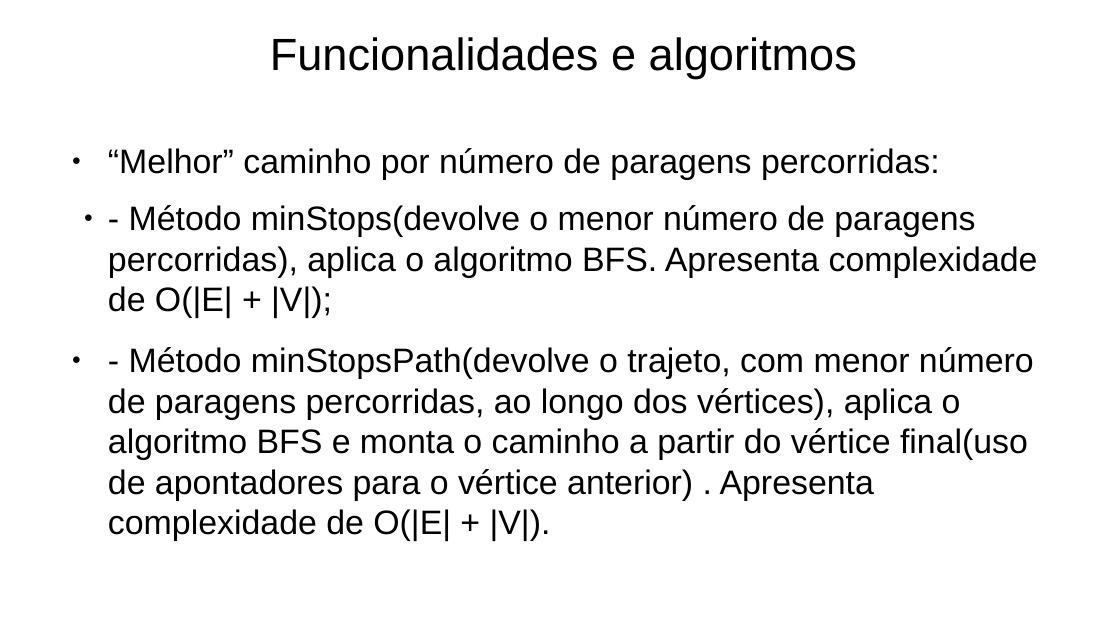
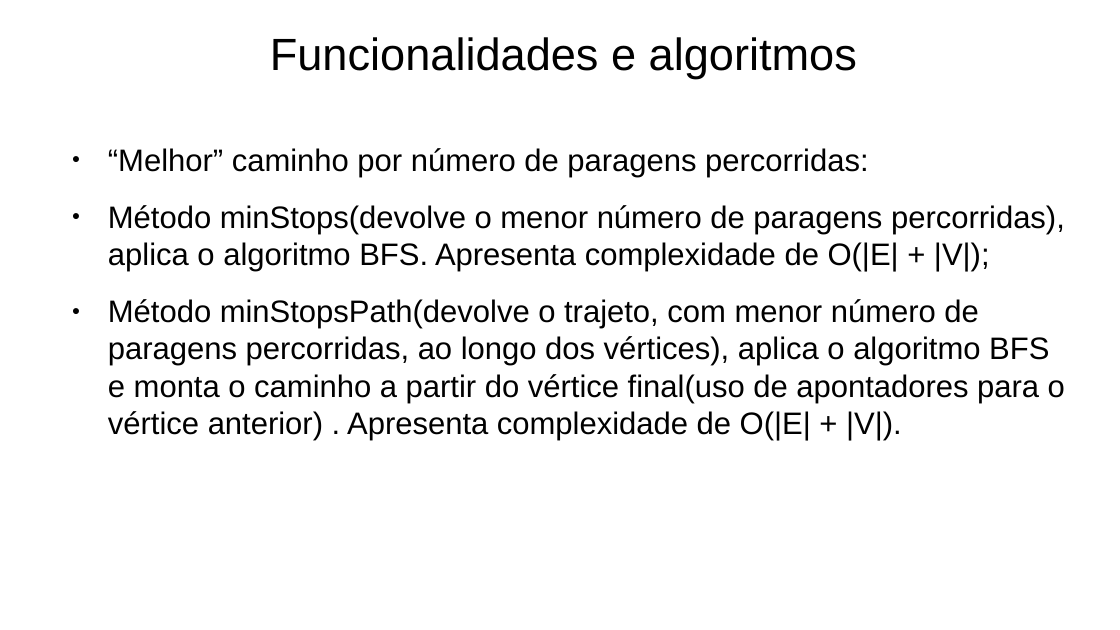
Before and after one commit to Naapperas/feup-aed-proj2, a slide deck: slide 8 of Apresentação.pptx. Drawn at 1120x630 pixels with LibreOffice and Linux fonts; fonts in the diff are those of the drawing. Boxes give left, top, right and bottom in pixels: in the first picture for what was removed or moved away, otherwise in the second. Text is boxed around its words. In the diff, an @@ line names an element or a change of style, - is before the commit and + after.

```diff
--- a/Apresentação.pptx
+++ b/Apresentação.pptx
@@ text at (x1=108, y1=148, x2=868, y2=177): size 24 to 22 pt in "“Melhor” caminho por número de paragens percorridas:" @@
@@ text at (x1=108, y1=205, x2=1065, y2=440): text changed; size 24 to 22 pt @@
-  ● - Método minStops(devolve o menor número de paragens percorridas), aplica o algoritmo BFS. Apresenta complexidade de O(|E| + |V|);
-● - Método minStopsPath(devolve o trajeto, com menor número de paragens percorridas, ao longo dos vértices), aplica o algoritmo BFS e monta o caminho a partir do vértice final(uso de apontadores para o vértice anterior) . Apresenta complexidade de O(|E| + |V|).
+● Método minStops(devolve o menor número de paragens percorridas), aplica o algoritmo BFS. Apresenta complexidade de O(|E| + |V|);
+● Método minStopsPath(devolve o trajeto, com menor número de paragens percorridas, ao longo dos vértices), aplica o algoritmo BFS e monta o caminho a partir do vértice final(uso de apontadores para o vértice anterior) . Apresenta complexidade de O(|E| + |V|).
```
Also in this commit, not shown: 12 other slides changed, 1 slide added, 1 other file.
